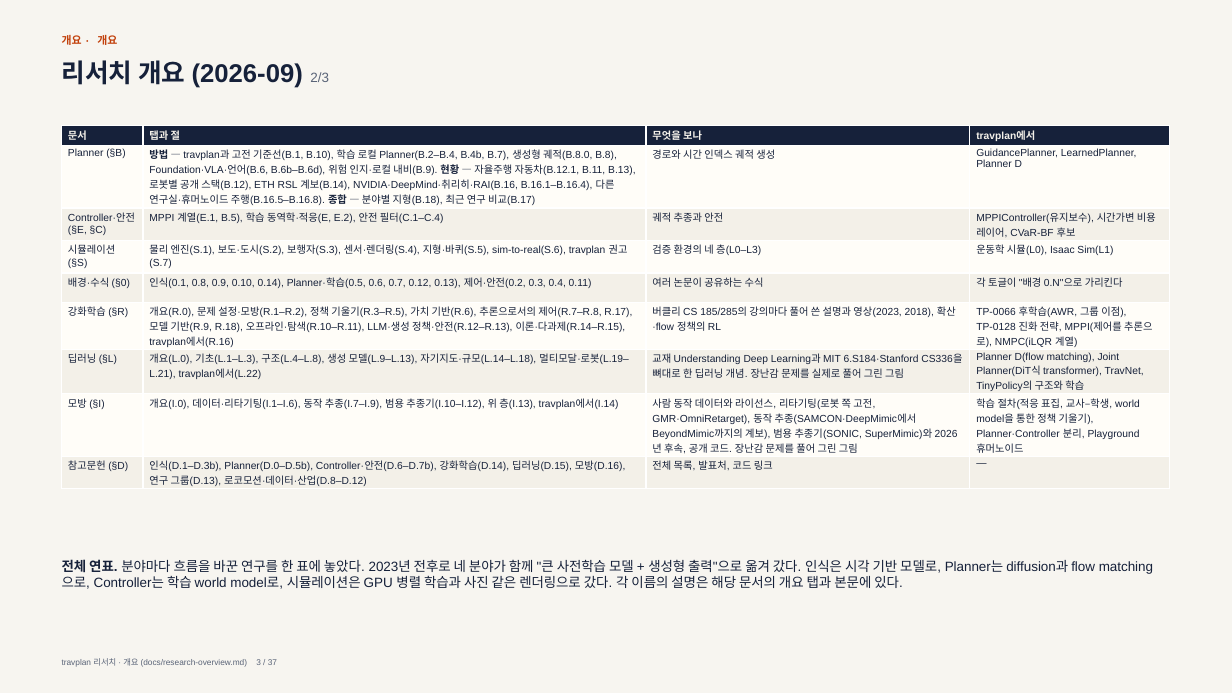
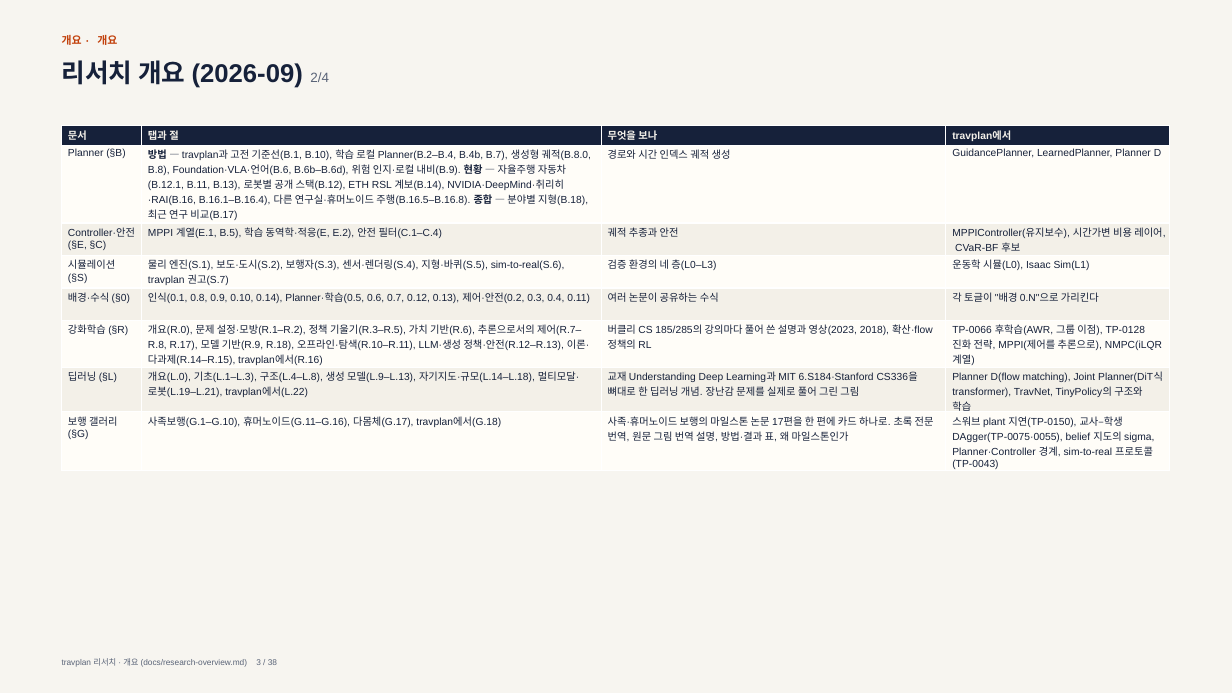
Before and after one commit to Geonhee-LEE/travplan-site, a slide deck: slide 3 of slides/research-overview/research-overview.pptx. Drawn at 1232x693 pixels with LibreOffice and Linux fonts; fonts in the diff are those of the drawing. Boxes give left, top, right and bottom in pixels: in the first picture for what was removed or moved away, otherwise in the second. Text is boxed around its words. In the diff, an @@ line names an element or a change of style, - is before the commit and + after.

```diff
--- a/slides/research-overview/research-overview.pptx
+++ b/slides/research-overview/research-overview.pptx
@@ text at <box>62,60,329,88</box>: text changed @@
-리서치 개요 (2026-09) 2/3
+리서치 개요 (2026-09) 2/4
@@ table at <box>62,126,1170,473</box> @@
-row 8: 모방 (§I) | 개요(I.0), 데이터·리타기팅(I.1–I.6), 동작 추종(I.7–I.9), 범용 추종기(I.10–I.12), 위 층(I.13), travplan에서(I.14) | 사람 동작 데이터와 라이선스, 리타기팅(로봇 쪽 고전, GMR·OmniRetarget), 동작 추종(SAMCON·DeepMimic에서 BeyondMimic까지의 계보), 범용 추종기(SONIC, SuperMimic)와 2026년 후속, 공개 코드. 장난감 문제를 풀어 그린 그림 | 학습 절차(적응 표집, 교사–학생, world model을 통한 정책 기울기), Planner·Controller 분리, Playground 휴머노이드
-row 9: 참고문헌 (§D) | 인식(D.1–D.3b), Planner(D.0–D.5b), Controller·안전(D.6–D.7b), 강화학습(D.14), 딥러닝(D.15), 모방(D.16), 연구 그룹(D.13), 로코모션·데이터·산업(D.8–D.12) | 전체 목록, 발표처, 코드 링크 | —
+row 8: 보행 갤러리 (§G) | 사족보행(G.1–G.10), 휴머노이드(G.11–G.16), 다몸체(G.17), travplan에서(G.18) | 사족·휴머노이드 보행의 마일스톤 논문 17편을 한 편에 카드 하나로. 초록 전문 번역, 원문 그림 번역 설명, 방법·결과 표, 왜 마일스톤인가 | 스워브 plant 지연(TP-0150), 교사–학생 DAgger(TP-0075·0055), belief 지도의 sigma, Planner·Controller 경계, sim-to-real 프로토콜(TP-0043)
@@ text removed at <box>62,559,1095,589</box> @@
-전체 연표. 분야마다 흐름을 바꾼 연구를 한 표에 놓았다. 2023년 전후로 네 분야가 함께 "큰 사전학습 모델 + 생성형 출력"으로 옮겨 갔다. 인식은 시각 기반 모델로, Planner는 diffusion과 flow matching으로, Controller는 학습 world model로, 시뮬레이션은 GPU 병렬 학습과 사진 같은 렌더링으로 갔다. 각 이름의 설명은 해당 문서의 개요 탭과 본문에 있다.
```
Also in this commit, not shown: 36 other slides changed, 1 slide added, 36 other files.
